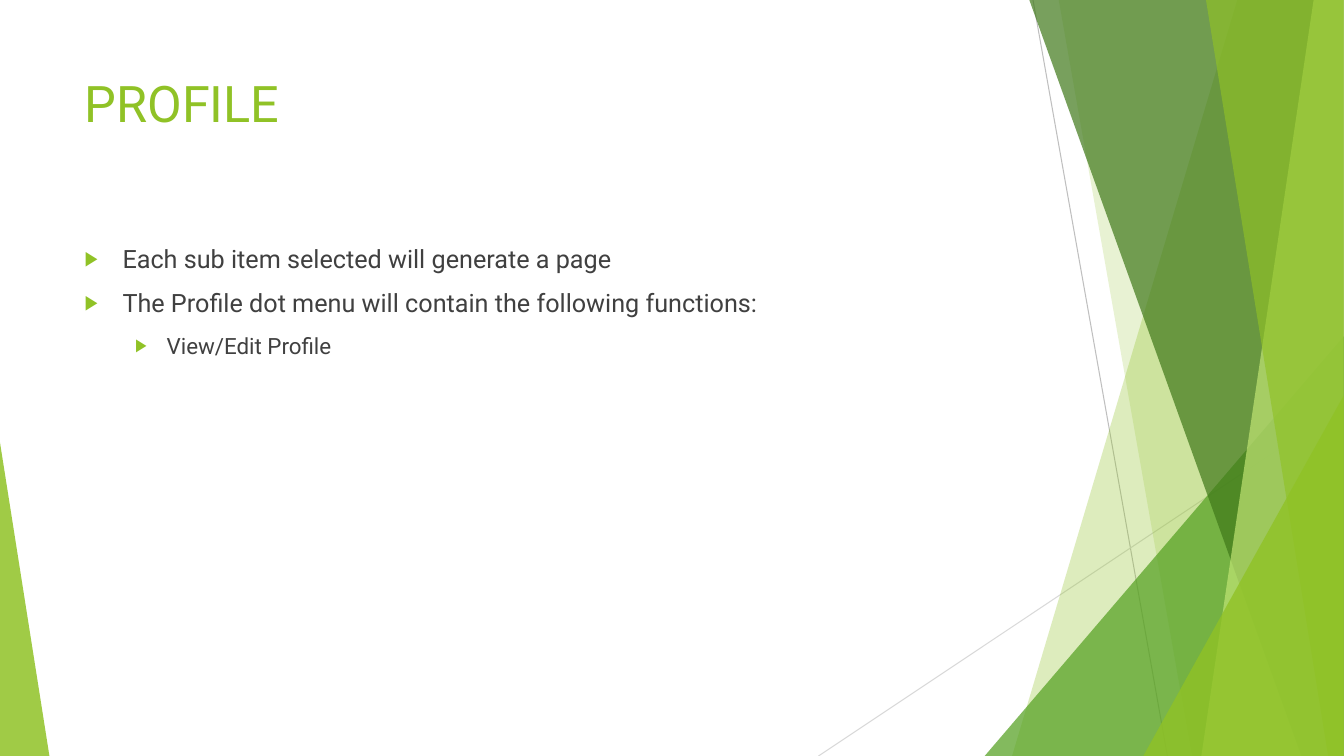
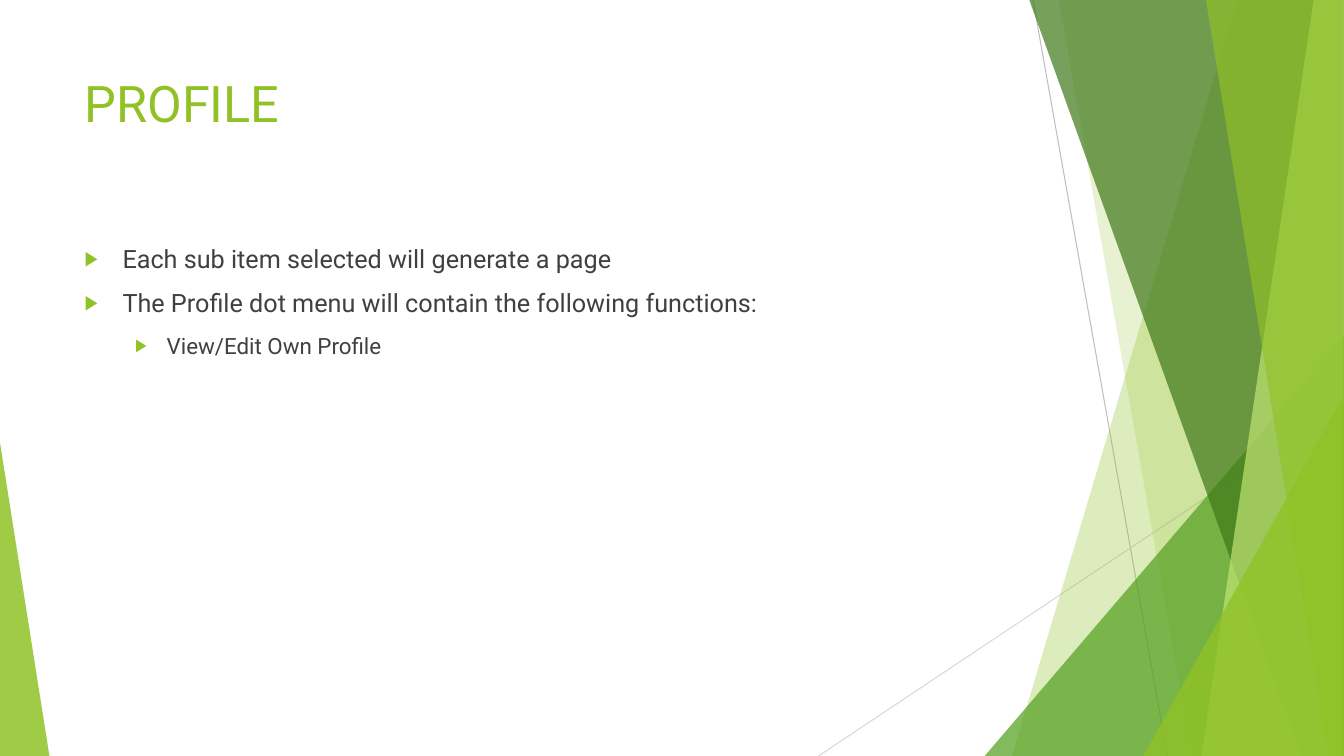
Before and after one commit to u14077893/Bravo, a slide deck: slide 12 of Android Interface/Presentation/COS 301 Presentation.pptx (slide 11 before the commit). Drawn at 1344x756 pixels with LibreOffice and Linux fonts; fonts in the diff are those of the drawing. Boxes give left, top, right and bottom in pixels: in the first picture for what was removed or moved away, otherwise in the second. Text is boxed around its words. In the diff, an @@ line names an element or a change of style, - is before the commit and + after.

```diff
--- a/Android Interface/Presentation/COS 301 Presentation.pptx
+++ b/Android Interface/Presentation/COS 301 Presentation.pptx
@@ text at <box>167,337,381,356</box>: text changed @@
-  ▶ View/Edit Profile
+  ▶ View/Edit Own Profile
```
Also in this commit, not shown: 3 other slides changed, 5 slides added, 3 slides removed.
